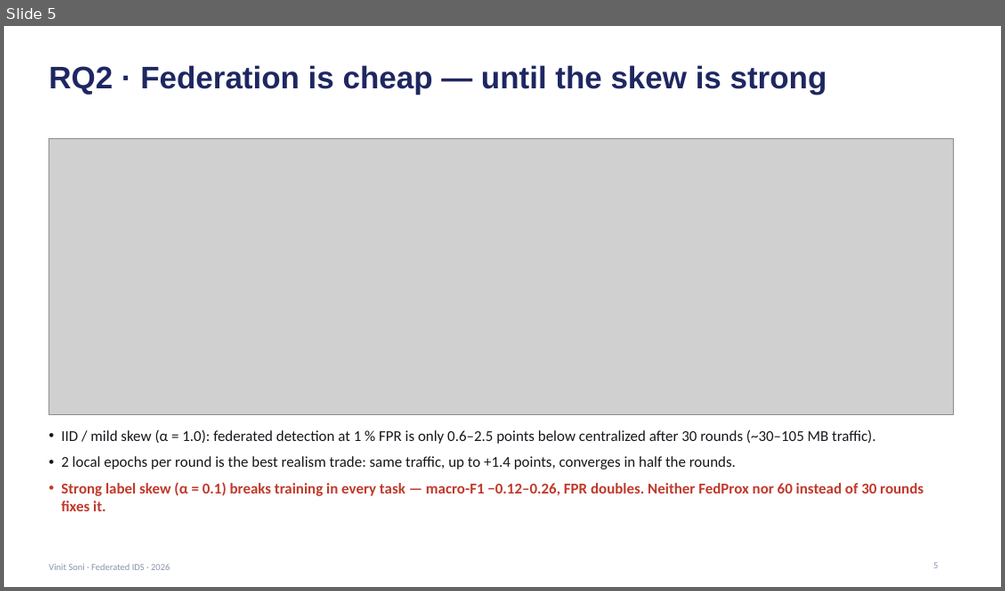
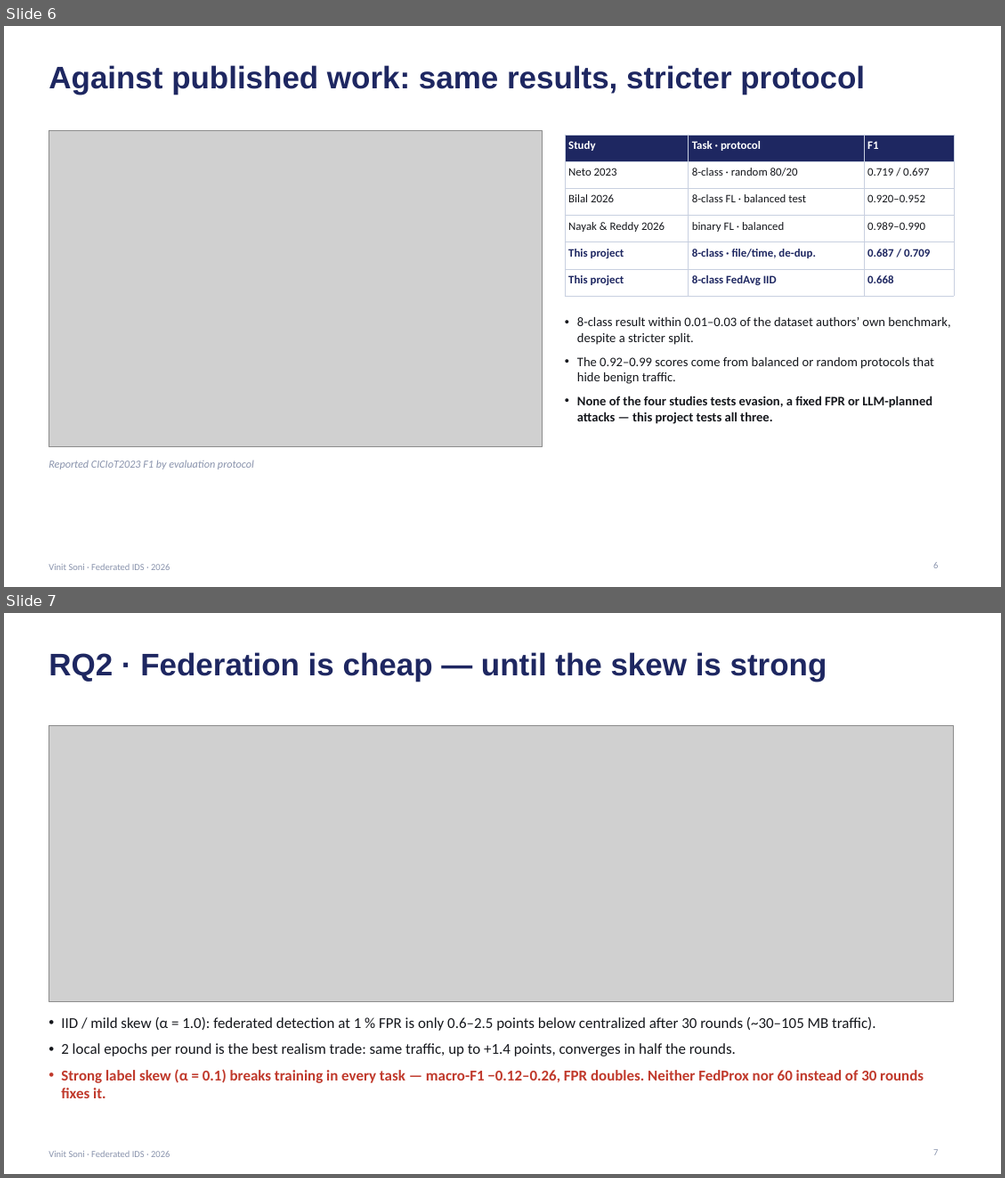
Before and after one commit to vinitsoni03/federated-ids, a slide deck: reports/final_slides.pptx. Shown one above the other, each under a label of ours: slide 5 before the commit, slides 6 and 7 after it. The pictures are 1005x591 and 1005x1178 pixels, drawn with LibreOffice and Linux fonts; fonts in the diff are those of the drawing; grey boxes stand for pictures. Boxes give left, top, right and bottom in pixels: in the first picture for what was removed or moved away, otherwise in the second. Text is boxed around its words. In the diff, an @@ line names an element or a change of style, - is before the commit and + after.

Commit message:
Written deliverables: final report update, literature review, IEEE paper, slides
- reports/final_report: comparison with published work (Neto 2023, Bilal 2026,
  Nayak & Reddy 2026, Kampourakis 2026), results matrix with accuracy, 8-class
  per-class table, confusion matrices; rebuilt .docx/.pdf (23 p.)
- reports/literature_review.{md,docx,pdf}: detailed comparison with the
  closest published studies (16 p.)
- paper/: IEEE conference paper (main.tex, refs.bib, figures) for Overleaf
- reports/final_slides: 15 slides, adds confusion-matrix and comparison slides
- scripts/build_docs.py, make_doc_figures.py, make_demo_video.py

```diff
--- a/reports/final_slides.pptx
+++ b/reports/final_slides.pptx
@@ slide 6 added at <box>4,26,1001,587</box>, background #FFFFFF; not listed: 1 template element that a slide beside it also shows @@
@@ title added at <box>48,65,865,95</box>, 30 pt, text #1E2761, bold @@
+Against published work: same results, stricter protocol
@@ picture added at <box>48,131,542,446</box> @@
@@ table added at <box>565,135,954,289</box>, 6 rows, 3 columns @@
+Study | Task · protocol | F1
+Neto 2023 | 8-class · random 80/20 | 0.719 / 0.697
+Bilal 2026 | 8-class FL · balanced test | 0.920–0.952
+Nayak & Reddy 2026 | binary FL · balanced | 0.989–0.990
+This project | 8-class · file/time, de-dup. | 0.687 / 0.709
+This project | 8-class FedAvg IID | 0.668
@@ text added at <box>577,317,950,424</box>, 12.5 pt, text #15171C @@
+• 8-class result within 0.01–0.03 of the dataset authors’ own benchmark, despite a stricter split.
+• The 0.92–0.99 scores come from balanced or random protocols that hide benign traffic.
+• None of the four studies tests evasion, a fixed FPR or LLM-planned attacks — this project tests all three.
@@ text added at <box>48,459,254,469</box>, 10.5 pt, text #8A94AD, italic @@
+Reported CICIoT2023 F1 by evaluation protocol
@@ page number added at <box>933,562,938,568</box>, 9 pt, text #8A94AD @@
+6
@@ what was slide 5 is now slide 7 @@
```
Also in this commit, not shown: 1 other slide added, 24 other files.
